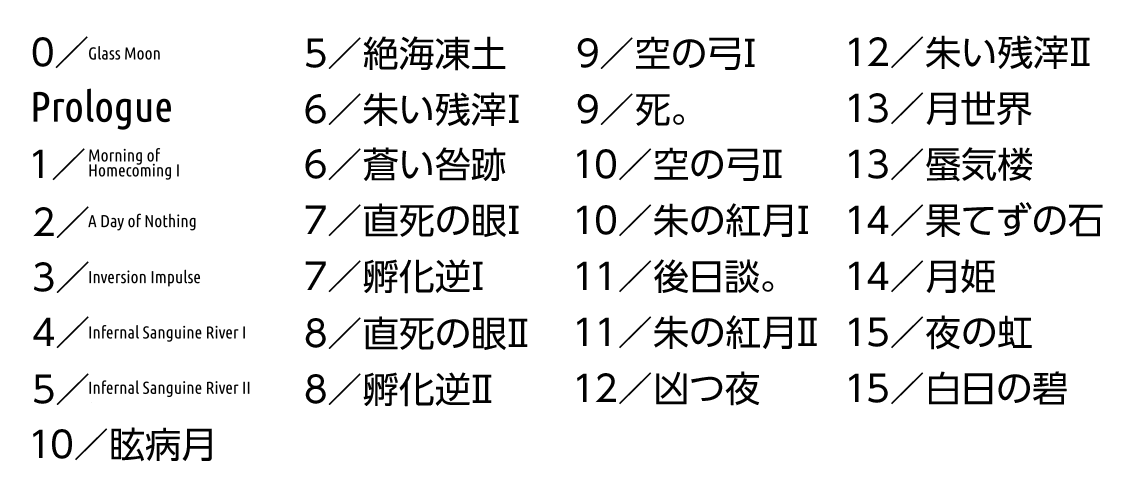
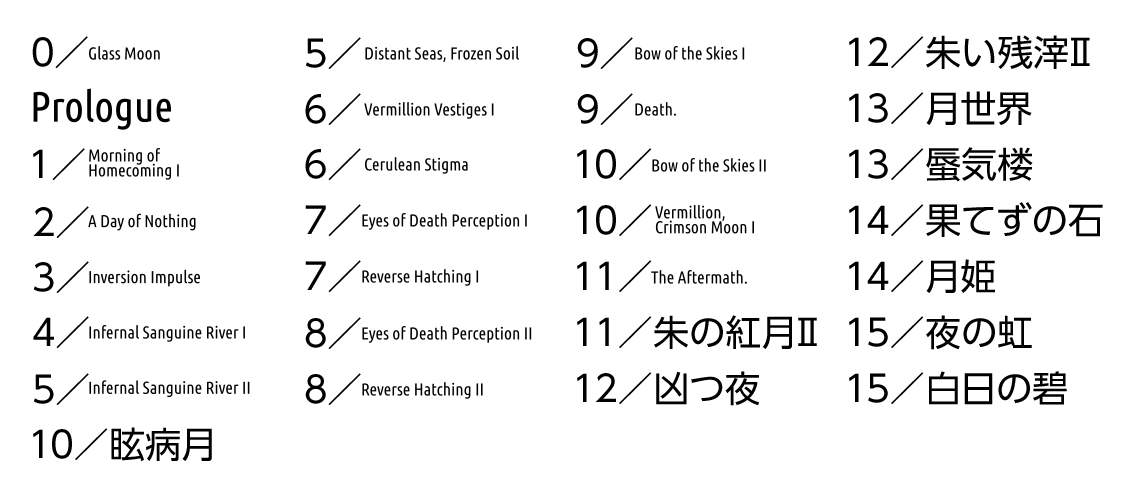
Comparing the layer stacks of the two 1136px x 496px images. Changes:
painted on "background" over [362, 36, 808, 407]
